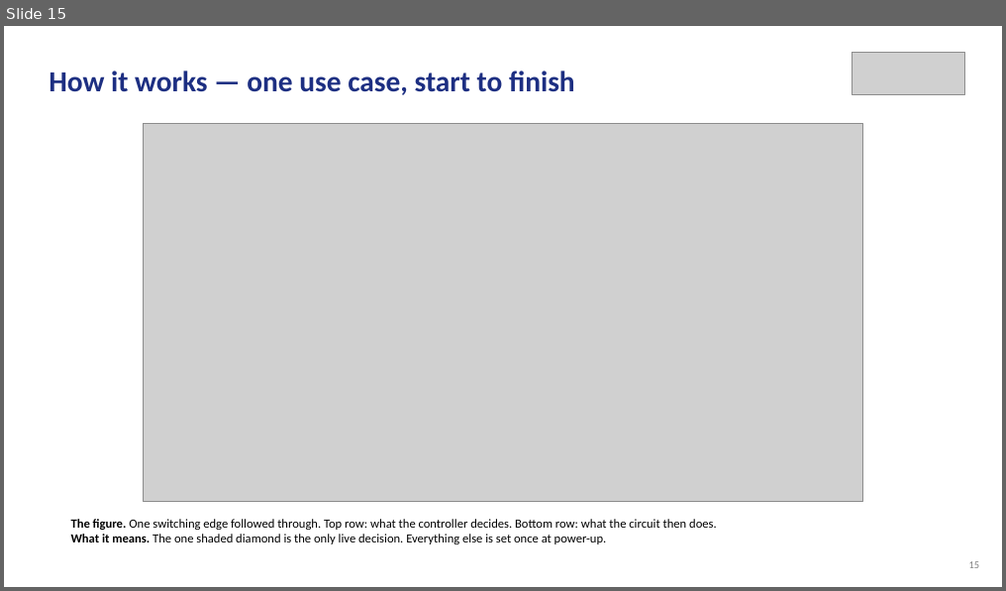
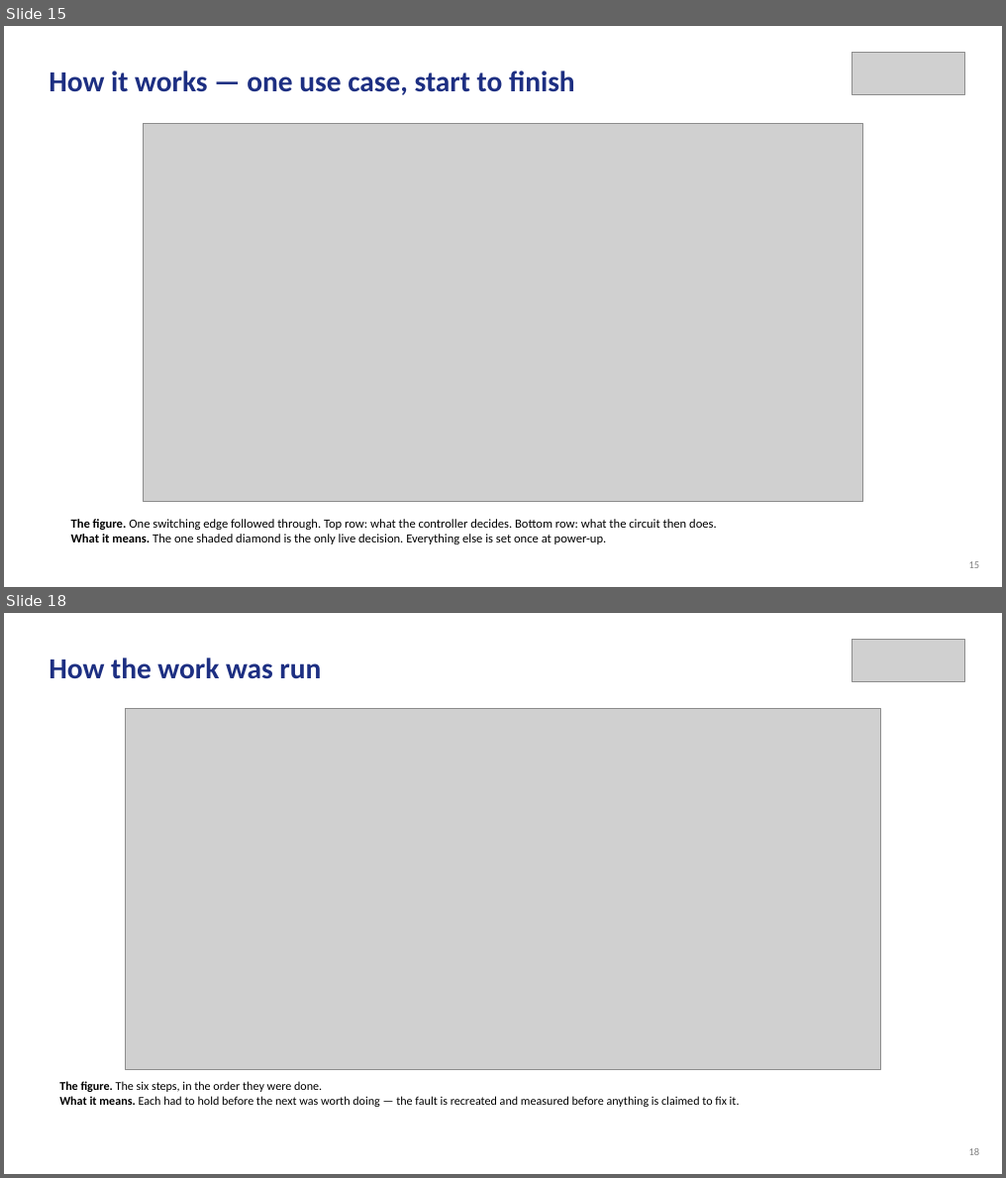
Before and after one commit to Amritha902/gan-driver, a slide deck: review/Review1_GaN_Segmented_Gate_Driver.pptx. Shown one above the other, each under a label of ours: slide 15 before the commit, slides 15 and 18 after it; the slides between them are not shown. The pictures are 1006x591 and 1006x1178 pixels, drawn with LibreOffice and Linux fonts; fonts in the diff are those of the drawing; grey boxes stand for pictures. Boxes give left, top, right and bottom in pixels: in the first picture for what was removed or moved away, otherwise in the second. Text is boxed around its words. In the diff, an @@ line names an element or a change of style, - is before the commit and + after.

```diff
--- a/review/Review1_GaN_Segmented_Gate_Driver.pptx
+++ b/review/Review1_GaN_Segmented_Gate_Driver.pptx
@@ slide 18 added at [4,613,1002,1174], background #FFFFFF @@
@@ picture added at [852,639,964,682] @@
@@ text added at [49,658,321,679], 28 pt, text #1D2F82, bold @@
+How the work was run
@@ picture added at [126,709,880,1069] @@
@@ text added at [59,1081,740,1107], 11.5 pt, text #000000 @@
+The figure. The six steps, in the order they were done.
+What it means. Each had to hold before the next was worth doing — the fault is recreated and measured before anything is claimed to fix it.
@@ text added at [969,1149,980,1156], 10 pt, text #808080 @@
+18
```
Also in this commit, not shown: 19 slides changed, 1 other slide added, 6 other files.
